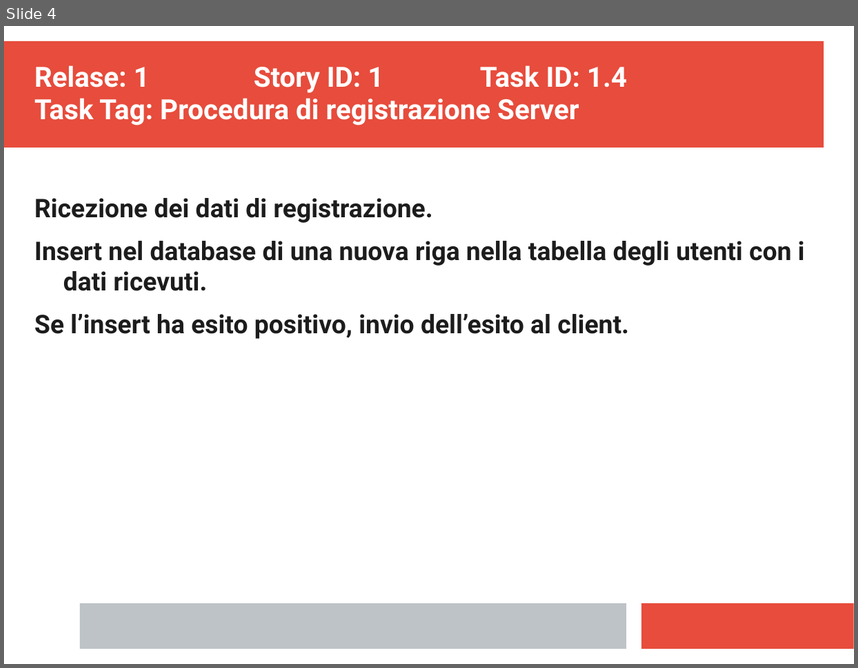
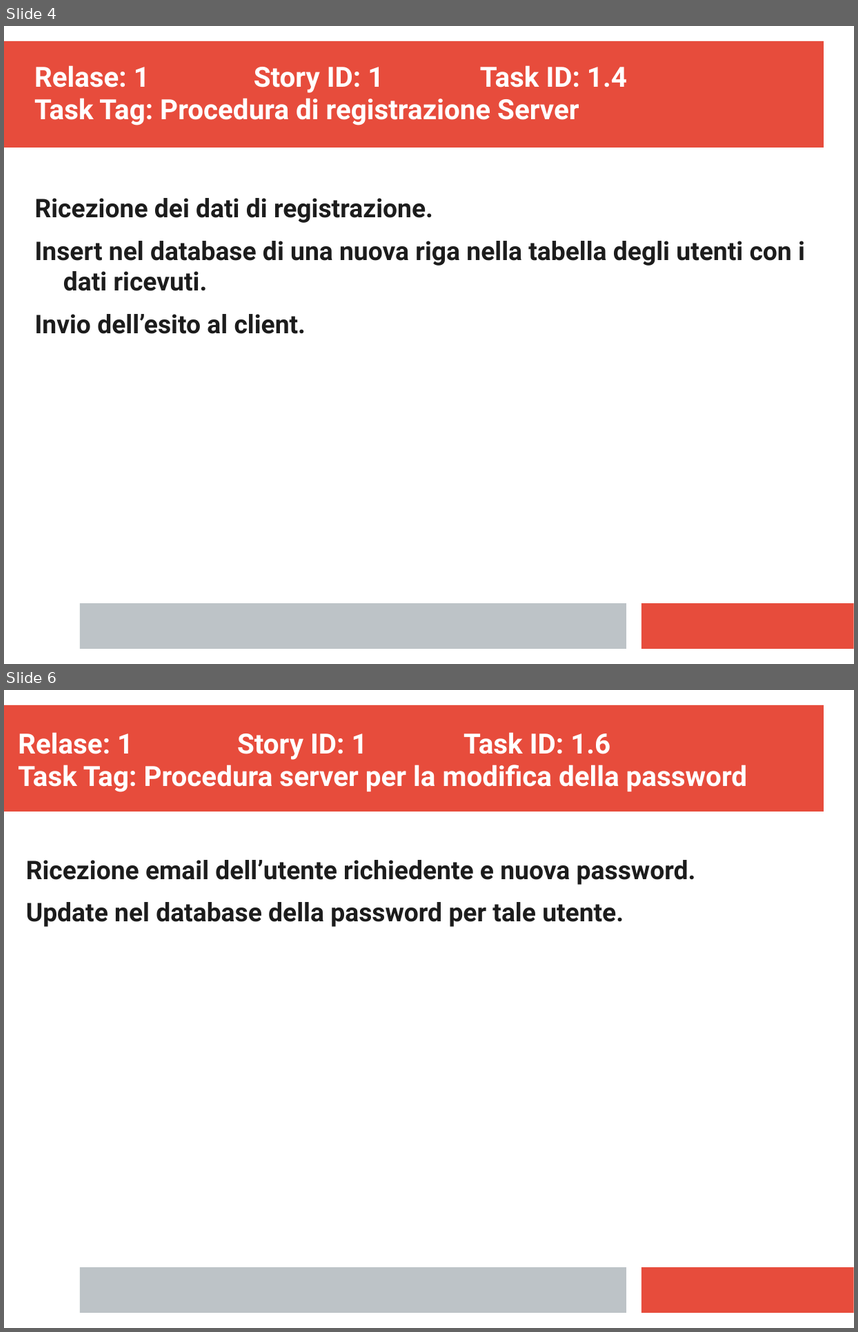
Before and after one commit to ecorradini/ProgettoIDS, a slide deck: AnalisiRequisiti/TaskGestioneUtente.ppt. Shown one above the other, each under a label of ours: slide 4 before the commit, slides 4 and 6 after it; the slides between them are not shown. The pictures are 858x668 and 858x1332 pixels, drawn with LibreOffice and Linux fonts; fonts in the diff are those of the drawing. Boxes give left, top, right and bottom in pixels: in the first picture for what was removed or moved away, otherwise in the second. Text is boxed around its words. In the diff, an @@ line names an element or a change of style, - is before the commit and + after.

```diff
--- a/AnalisiRequisiti/TaskGestioneUtente.ppt
+++ b/AnalisiRequisiti/TaskGestioneUtente.ppt
@@ slide 6 added at (x1=4, y1=690, x2=854, y2=1328), background #FFFFFF; not listed: 3 template elements that a slide beside it also shows @@
@@ text added at (x1=18, y1=732, x2=748, y2=792), 26 pt, text #FFFFFF, bold @@
+Relase: 1 Story ID: 1 Task ID: 1.6
+Task Tag: Procedura server per la modifica della password
@@ text added at (x1=26, y1=860, x2=696, y2=927), 24 pt, text #1C1C1C, bold @@
+Ricezione email dell’utente richiedente e nuova password.
+Update nel database della password per tale utente.
@@ slide 4 changed as well @@
@@ text at (x1=35, y1=314, x2=306, y2=334): text changed @@
-Se l’insert ha esito positivo, invio dell’esito al client.
+Invio dell’esito al client.
```
Also in this commit, not shown: 1 other slide changed, 1 other slide added, 2 slides removed, 8 other files.
